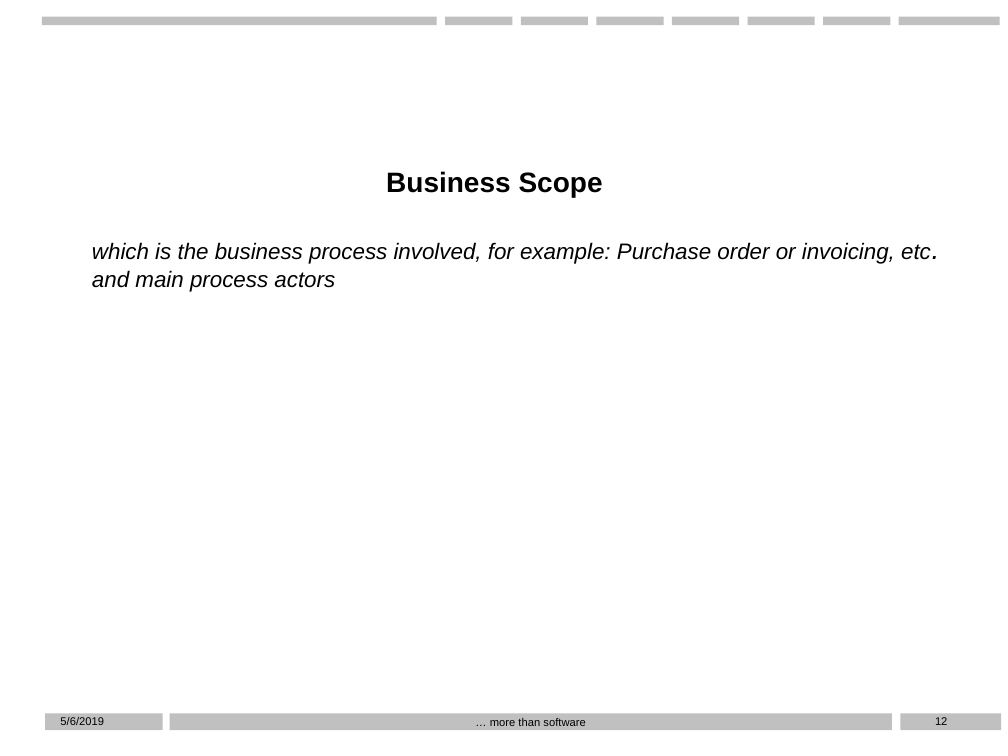
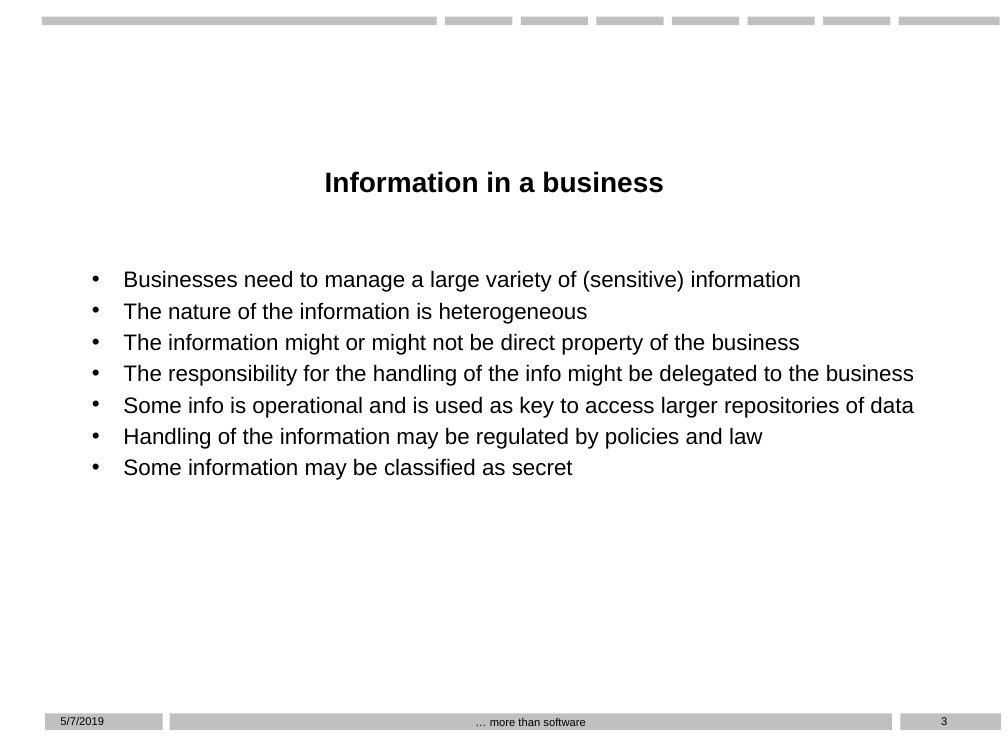
Before and after one commit to D76X/WPPresentation, a slide deck: slide 3 of Presentation.pptx (slide 12 before the commit). Drawn at 1008x756 pixels with LibreOffice and Linux fonts; fonts in the diff are those of the drawing; background and template pictures are left out. Boxes give left, top, right and bottom in pixels: in the first picture for what was removed or moved away, otherwise in the second. Text is boxed around its words. In the diff, an @@ line names an element or a change of style, - is before the commit and + after.

```diff
--- a/Presentation.pptx
+++ b/Presentation.pptx
@@ subtitle at <box>325,171,663,193</box>: text changed @@
-Business Scope
+Information in a business
@@ text "Businesses need to manage a ...": place and size @@
-text "Businesses need to manage a ..." at <box>50,227,958,605</box>
+text "Businesses need to manage a ..." at <box>50,260,958,537</box>
@@ text at <box>123,270,914,480</box>: text changed; italic off @@
-which is the business process involved, for example: Purchase order or invoicing, etc. and main process actors
+• Businesses need to manage a large variety of (sensitive) information
+• The nature of the information is heterogeneous
+• The information might or might not be direct property of the business
+• The responsibility for the handling of the info might be delegated to the business
+• Some info is operational and is used as key to access larger repositories of data
+• Handling of the information may be regulated by policies and law
+• Some information may be classified as secret
@@ text at <box>60,717,104,725</box>: text changed @@
-5/6/2019
+5/7/2019
@@ page number at <box>941,717,947,725</box>: text changed @@
-12
+3
```
Also in this commit, not shown: 18 other slides changed.
